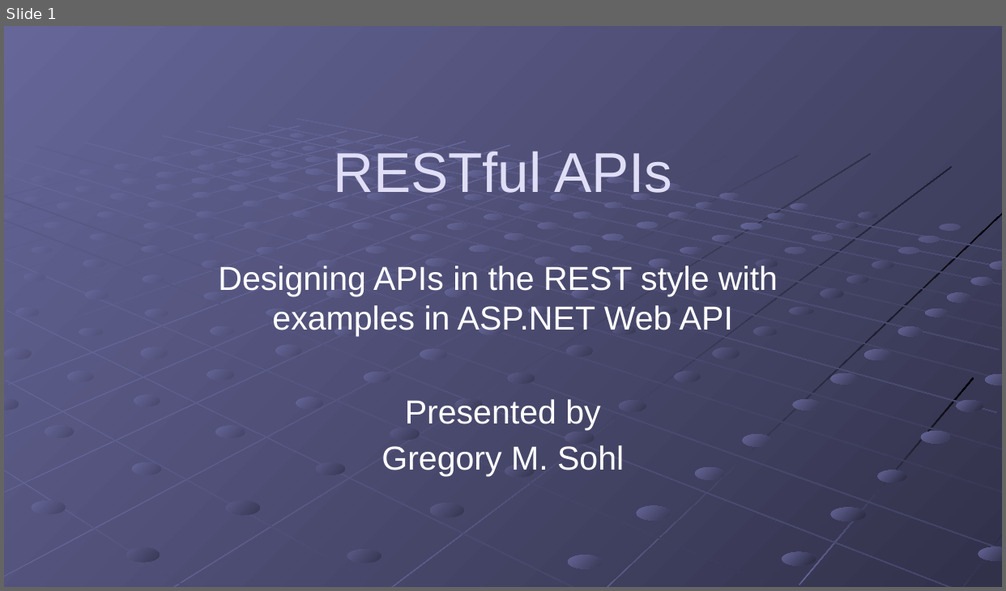
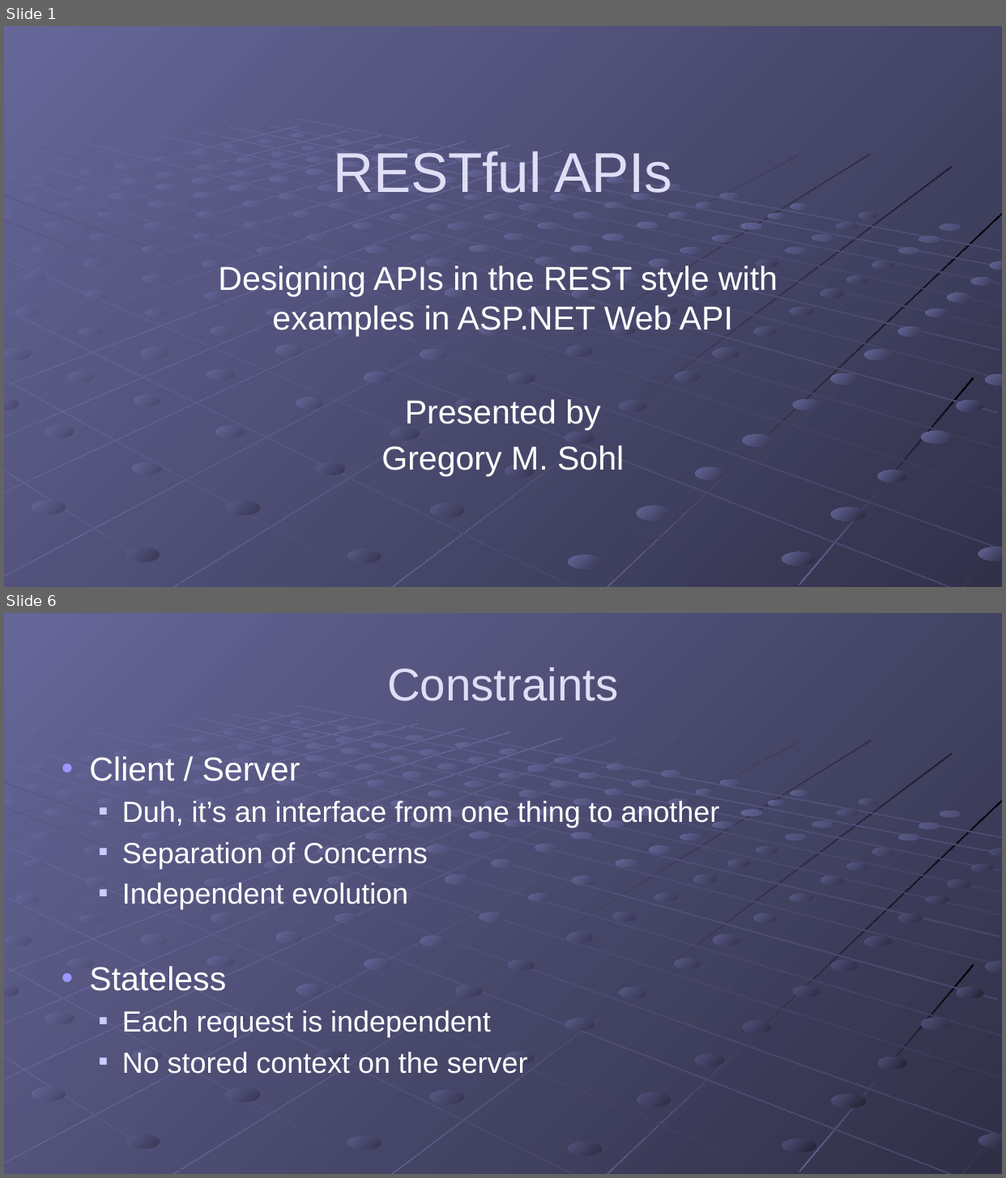
Before and after one commit to gregsohl/RESTFul_API_Presentation, a slide deck: Presentation/RESTful APIs.pptx. Shown one above the other, each under a label of ours: slide 1 before the commit, slides 1 and 6 after it; the slides between them are not shown. The pictures are 1006x591 and 1006x1178 pixels, drawn with LibreOffice and Linux fonts; fonts in the diff are those of the drawing. Boxes give left, top, right and bottom in pixels: in the first picture for what was removed or moved away, otherwise in the second. Text is boxed around its words. In the diff, an @@ line names an element or a change of style, - is before the commit and + after.

Commit message:
Almost done with Constraints in PPT

```diff
--- a/Presentation/RESTful APIs.pptx
+++ b/Presentation/RESTful APIs.pptx
@@ slide 6 added at <box>4,613,1002,1174</box>, background gradient #666699 to #49496D; not listed: 92 template elements that a slide beside it also shows @@
@@ title added at <box>387,667,618,701</box>, 44 pt, text #DFDEF6 @@
+Constraints
@@ text added at <box>89,756,720,1074</box>, 28 pt, text #FFFFFF @@
+• Client / Server
+  ■ Duh, it’s an interface from one thing to another
+  ■ Separation of Concerns
+  ■ Independent evolution
+• Stateless
+  ■ Each request is independent
+  ■ No stored context on the server
@@ group added at <box>4,705,1002,1174</box>: 104 ellipses, 19 rectangles @@
```
Also in this commit, not shown: 2 slides changed, 6 other slides added.
